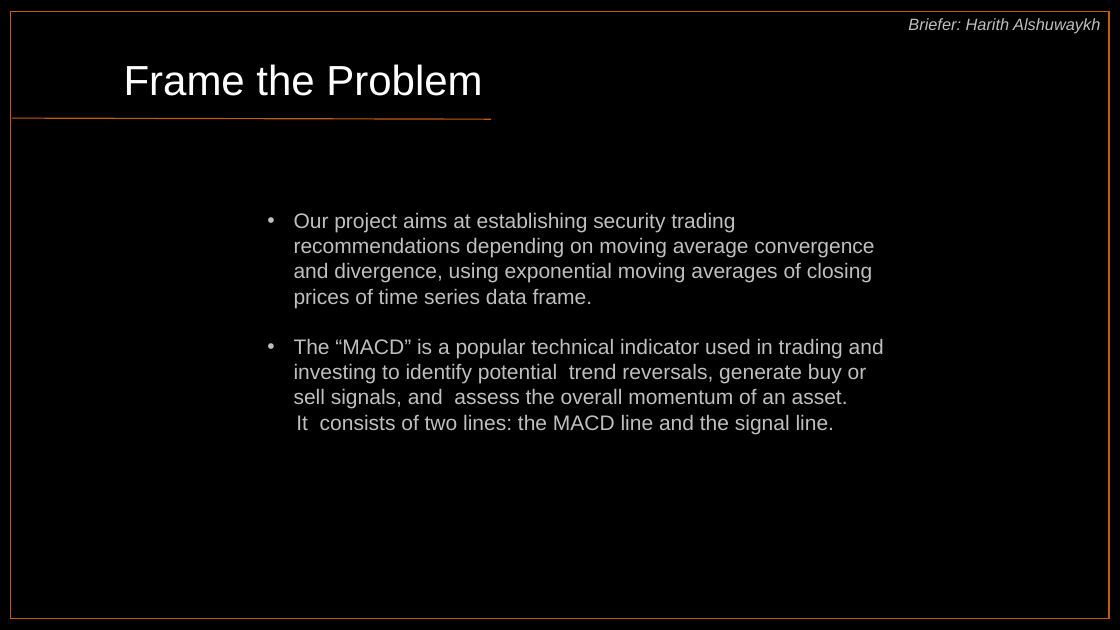
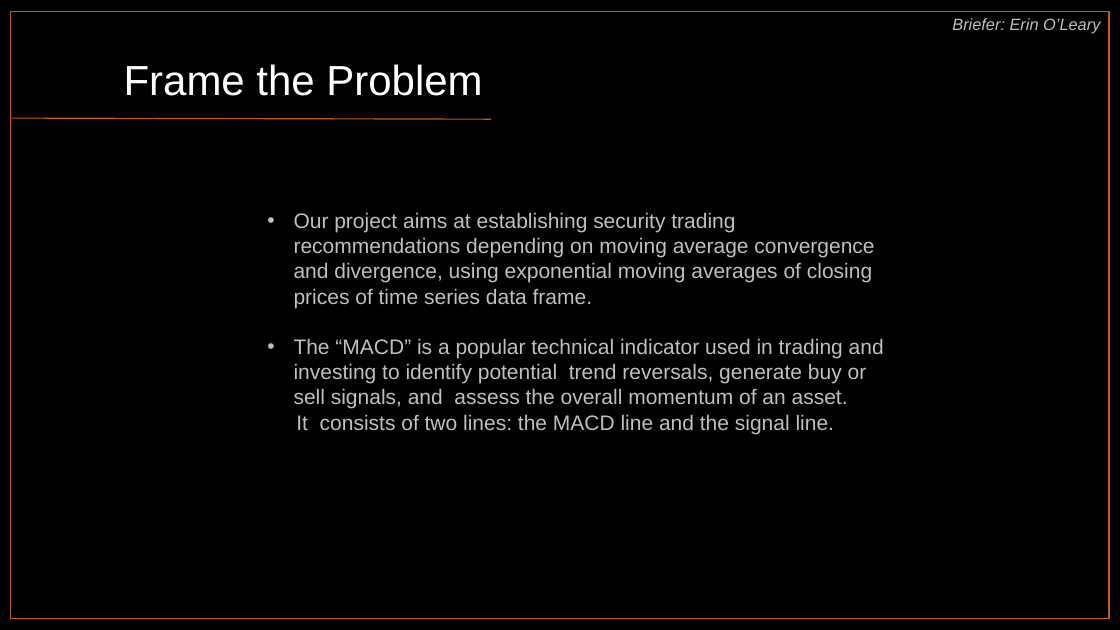
Before and after one commit to harithmd1/project1_group2, a slide deck: slide 4 of MACD_Indicators_Group_2.pptx. Drawn at 1120x630 pixels with LibreOffice and Linux fonts; fonts in the diff are those of the drawing. Boxes give left, top, right and bottom in pixels: in the first picture for what was removed or moved away, otherwise in the second. Text is boxed around its words. In the diff, an @@ line names an element or a change of style, - is before the commit and + after.

```diff
--- a/MACD_Indicators_Group_2.pptx
+++ b/MACD_Indicators_Group_2.pptx
@@ text at bbox=[952, 18, 1100, 34]: text changed @@
-Briefer: Harith Alshuwaykh
+Briefer: Erin O’Leary
```
Also in this commit, not shown: 12 other slides changed, 3 slides added, 1 slide removed.
